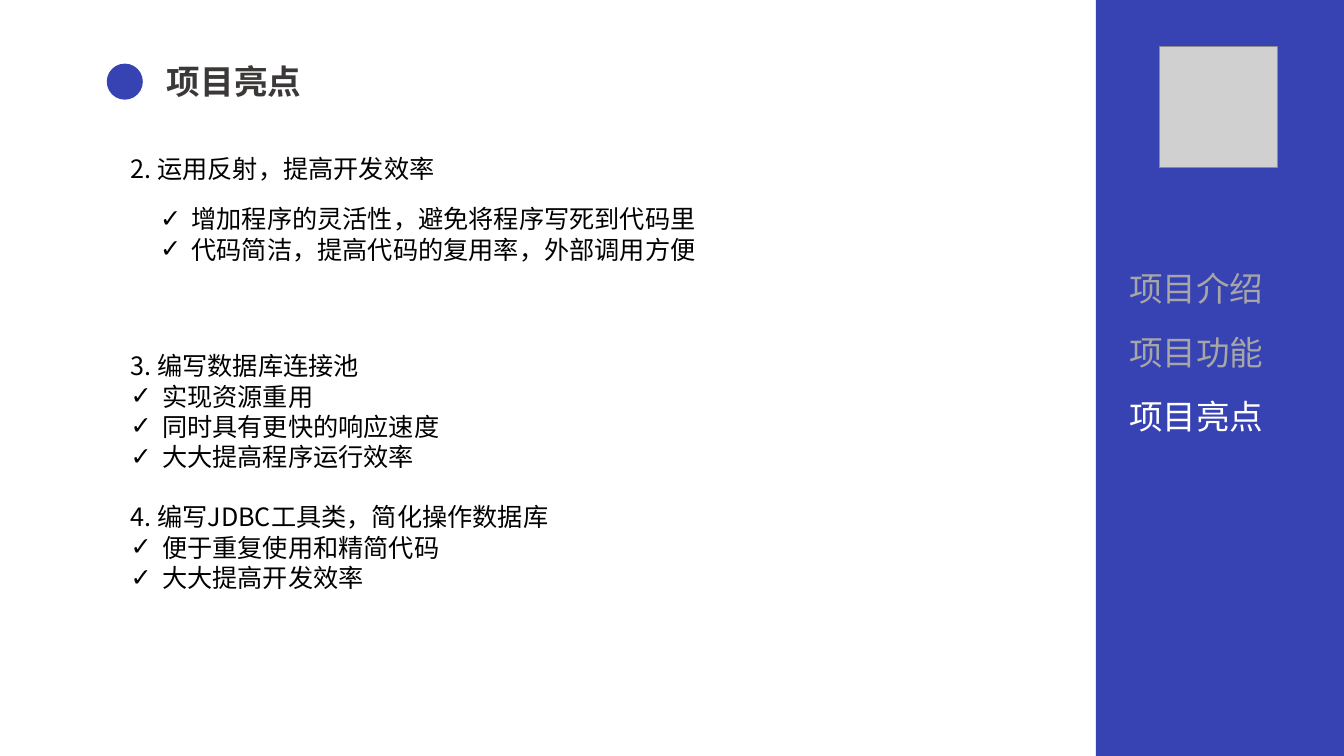
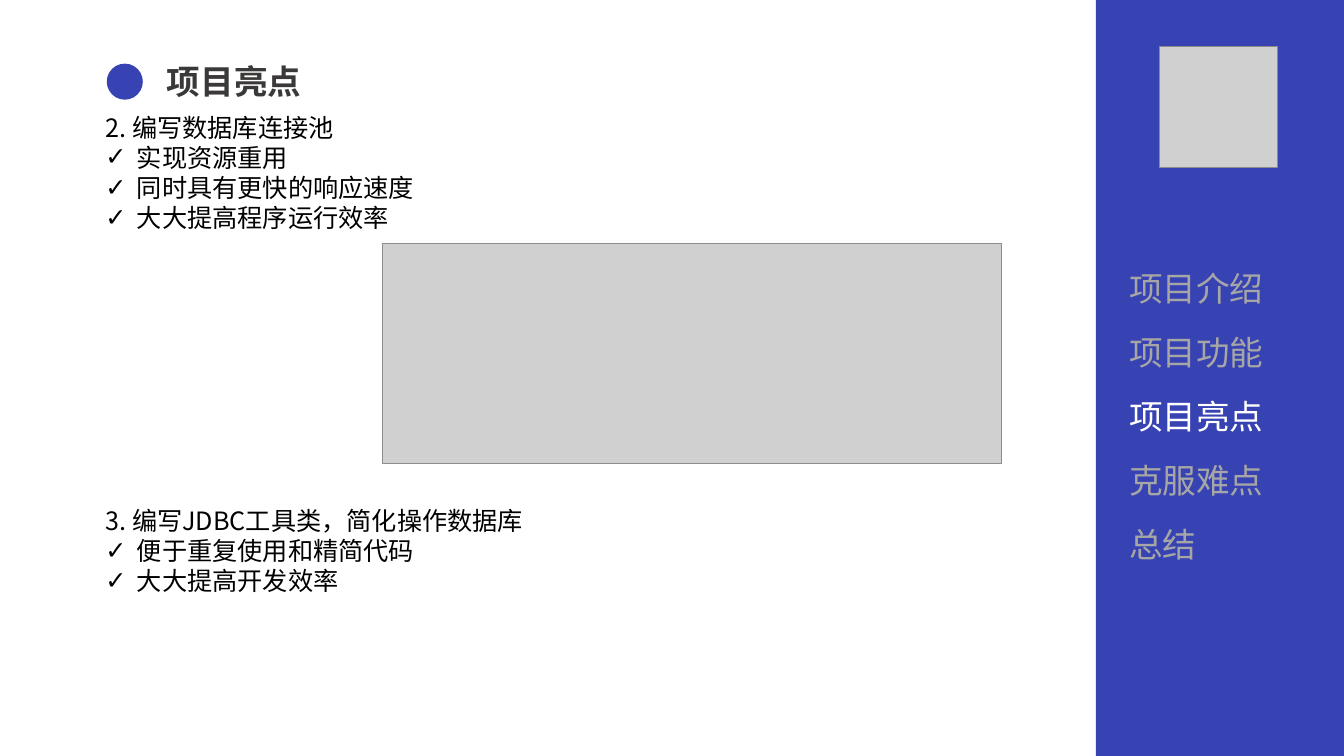
Before and after one commit to lldw05/QGAssessment2023Spring, a slide deck: slide 9 of Final/答辩PPT.pptx. Drawn at 1344x756 pixels with LibreOffice and Linux fonts; fonts in the diff are those of the drawing; grey boxes stand for pictures. Boxes give left, top, right and bottom in pixels: in the first picture for what was removed or moved away, otherwise in the second. Text is boxed around its words. In the diff, an @@ line names an element or a change of style, - is before the commit and + after.

```diff
--- a/Final/答辩PPT.pptx
+++ b/Final/答辩PPT.pptx
@@ text "2. 编写数据库连接池": place and size @@
-text "2. 编写数据库连接池" at <box>131,353,548,589</box>
+text "2. 编写数据库连接池" at <box>105,115,523,592</box>
@@ text at <box>105,115,334,139</box>: text changed @@
-3. 编写数据库连接池
+2. 编写数据库连接池
@@ text removed at <box>131,156,434,181</box> @@
-2. 运用反射，提高开发效率
@@ text removed at <box>192,206,696,262</box> @@
-✓ 增加程序的灵活性，避免将程序写死到代码里
-✓ 代码简洁，提高代码的复用率，外部调用方便
@@ picture added at <box>382,243,1001,464</box> @@
@@ text added at <box>1129,465,1263,496</box>, 24 pt, text #A6A6A6 @@
+克服难点
@@ text at <box>105,508,523,533</box>: text changed @@
-4. 编写JDBC工具类，简化操作数据库
+3. 编写JDBC工具类，简化操作数据库
@@ text added at <box>1129,529,1196,560</box>, 24 pt, text #A6A6A6 @@
+总结
```
Also in this commit, not shown: 9 other slides changed, 4 slides added, 3 slides removed, 1 other file.
